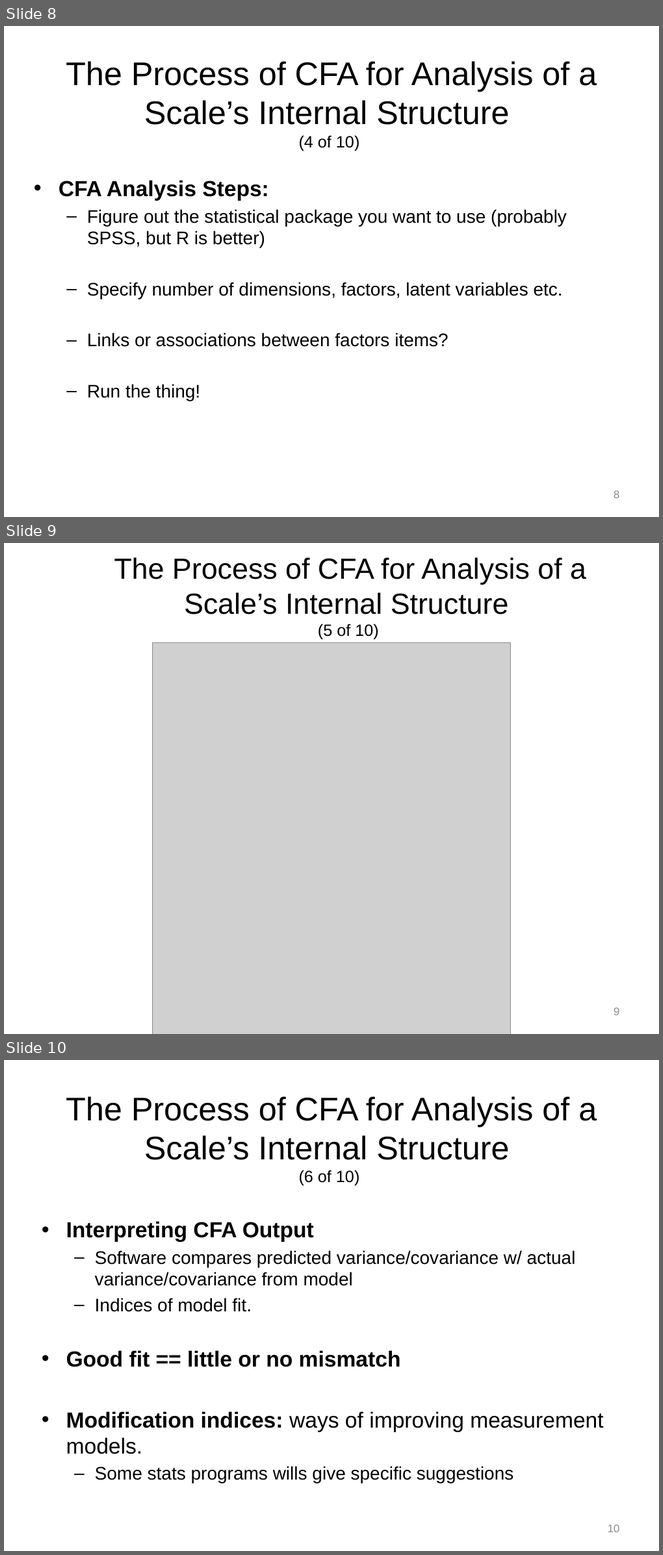
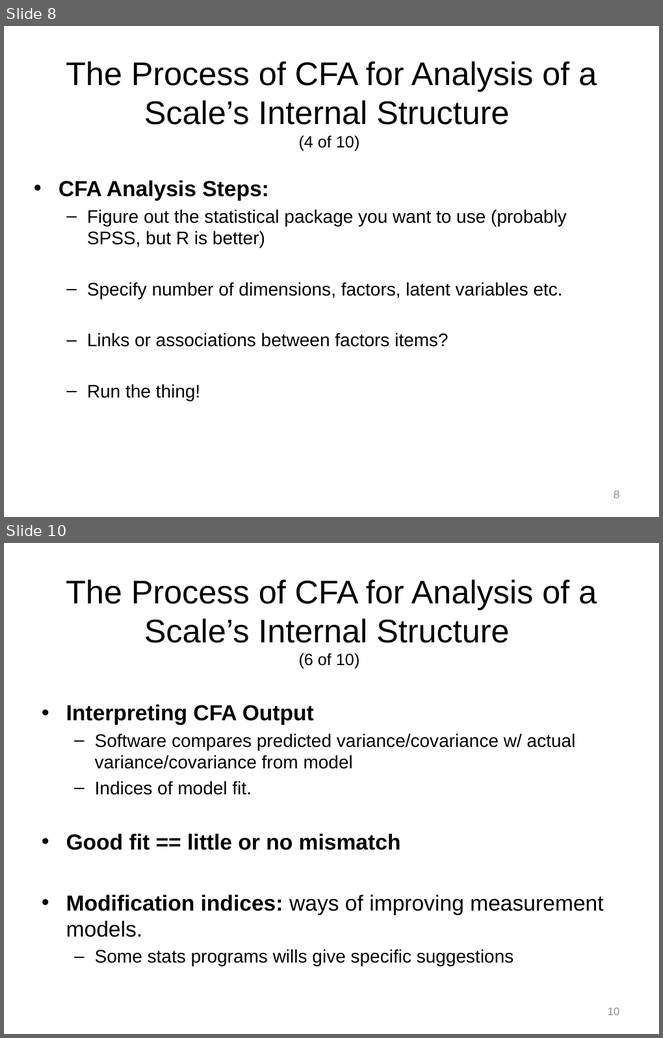
Before and after one commit to npm27/Teaching-Materials, a slide deck: Tests and Eval/Slides/12 Chapter 12.pptx. Shown one above the other, each under a label of ours: slides 8, 9 and 10 before the commit, slides 8 and 10 after it; the slides between them are not shown. The pictures are 663x1555 and 663x1038 pixels, drawn with LibreOffice and Linux fonts; fonts in the diff are those of the drawing; grey boxes stand for pictures. Boxes give left, top, right and bottom in pixels: in the first picture for what was removed or moved away, otherwise in the second. Text is boxed around its words. In the diff, an @@ line names an element or a change of style, - is before the commit and + after.

```diff
--- a/Tests and Eval/Slides/12 Chapter 12.pptx
+++ b/Tests and Eval/Slides/12 Chapter 12.pptx
@@ slide 9 removed at <box>4,543,659,1034</box>, background #FFFFFF @@
@@ title removed at <box>114,557,586,640</box> @@
-The Process of CFA for Analysis of a Scale’s Internal Structure
-(5 of 10)
@@ picture removed at <box>152,642,510,1034</box> @@
@@ page number removed at <box>614,1008,620,1016</box> @@
-9
```
Also in this commit, not shown: 1 slide changed, 1 slide added.
